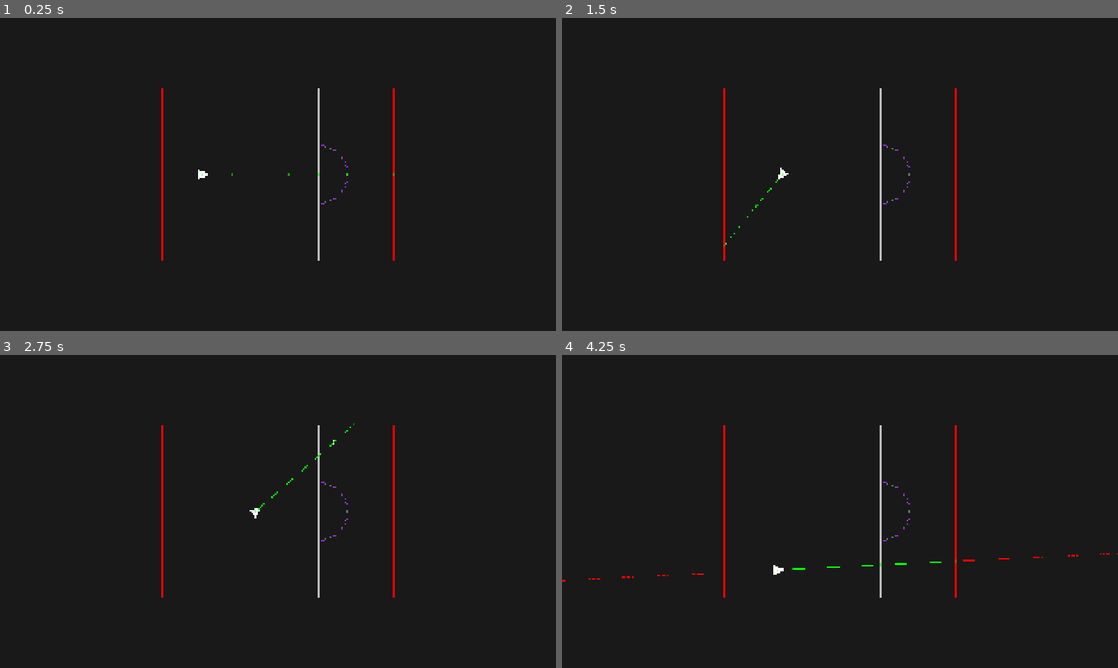
Above: before the commit, frames 1-4 (two rows, left to right).
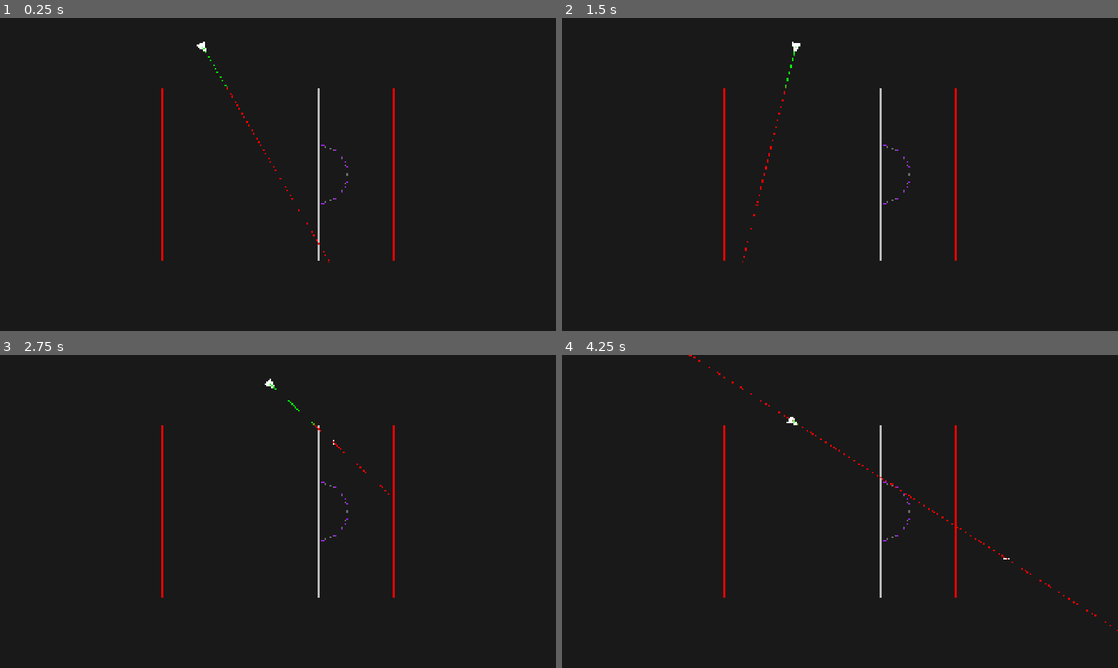
Above: after the commit, the same moments.

Repository: AlonKellner-RedHat/ricochet-game-v2
Game: Godot game, scene res://scenes/main.tscn
Two runs of this game, one before a commit and one after it. Both use one fixed random seed, a clock stepped at 60 frames per second and the inputs below. This scene is started directly instead of the project's main scene.
Inputs (mouse positions are in pixels of both pictures, inside the frame that each line leads up to):
- Up to frame 1 (0.25 s): no input
- Up to frame 2 (1.5 s): tap Enter at 0.5 s; move the mouse to (962, 158) at 0.52 s; hold D (move_right) 0.53-1.25 s; hold Space (fire) 0.53-1.25 s; click (962, 158) at 0.67 s; drag from (728, 190) to (812, 237) at 1.27 s
- Up to frame 3 (2.75 s): tap Space (fire) at 2 s; move the mouse to (333, 442) at 2.02 s; hold D (move_right) from 2.03 s (still down); tap Alt at 2.1 s
- Up to frame 4 (4.25 s): release D (move_right) at 2.75 s; drag from (812, 574) to (673, 464) at 2.77 s; tap Enter at 3.5 s; move the mouse to (1006, 558) at 3.52 s; hold A (move_left) from 3.53 s (still down); tap G at 3.6 s

The runs differ from the first frame. In frame 1, 0.2% of the frame differs, in the area x 35-71%, y 7-79%; in frame 2, 0.2%; in frame 3, 0.1%; in frame 4, 0.4%, in the area x 0-100%, y 0-89%.

Commit message:
Debug: move player above room wall to verify scene identity
Player at (700, 100), above the top room wall at y=240.
This confirms whether the user is running the same scene file.

Co-Authored-By: Claude Opus 4.6 <noreply@anthropic.com>

Diff:
--- a/scenes/main.tscn
+++ b/scenes/main.tscn
@@ -27,7 +27,7 @@
 shape = SubResource("floor_shape")
 
 [node name="Player" parent="." unique_id=636081454 instance=ExtResource("1")]
-position = Vector2(700, 540)
+position = Vector2(700, 100)
 
 [node name="Cursor" type="Node2D" parent="." unique_id=114423737]
 script = ExtResource("3")
--- a/tests/test_stage2_player.gd
+++ b/tests/test_stage2_player.gd
@@ -18,7 +18,7 @@
 	assert_eq(circle.radius, 12.0, "Player collision radius should be 12")
 
 func test_stage2_player_initial_position() -> void:
-	assert_eq(_player.position, Vector2(700, 540), "Player should spawn at configured position")
+	assert_eq(_player.position, Vector2(700, 100), "Player should spawn at configured position")
 
 func test_stage2_player_moves_on_input() -> void:
 	var start_pos := _player.position
